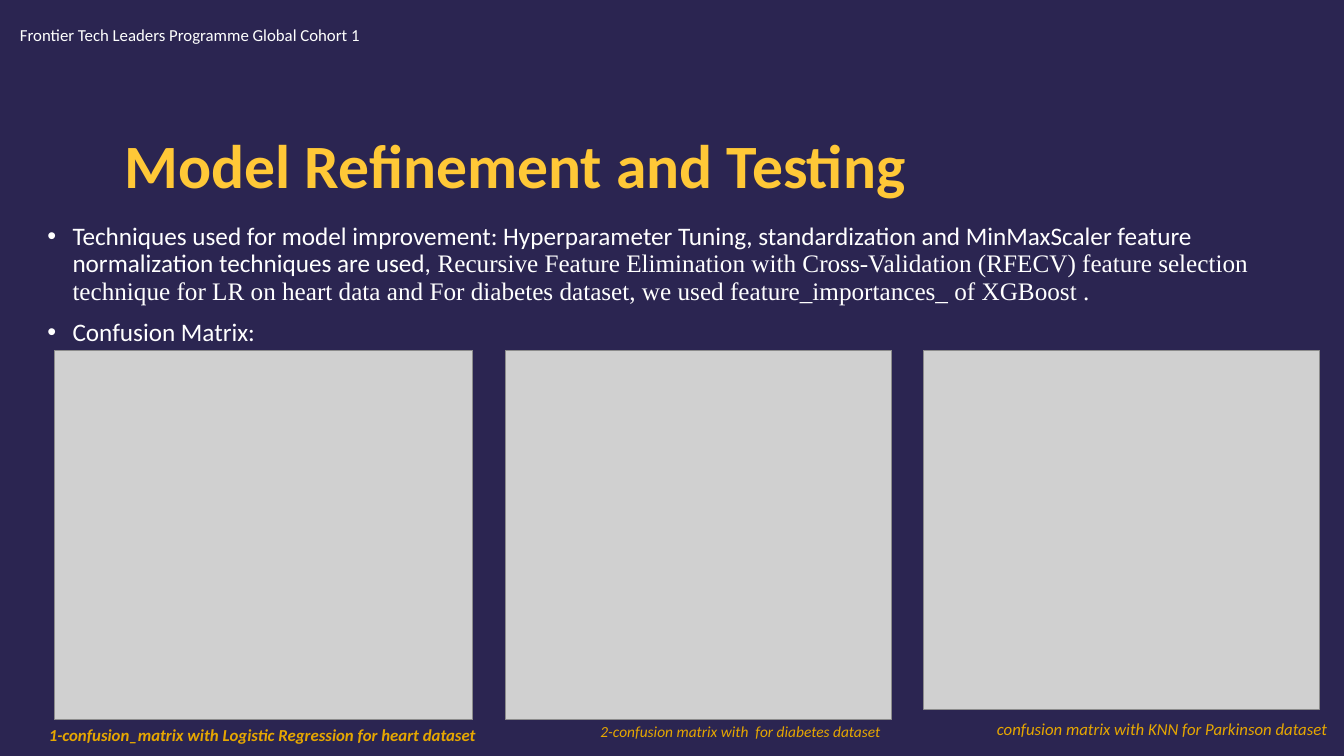
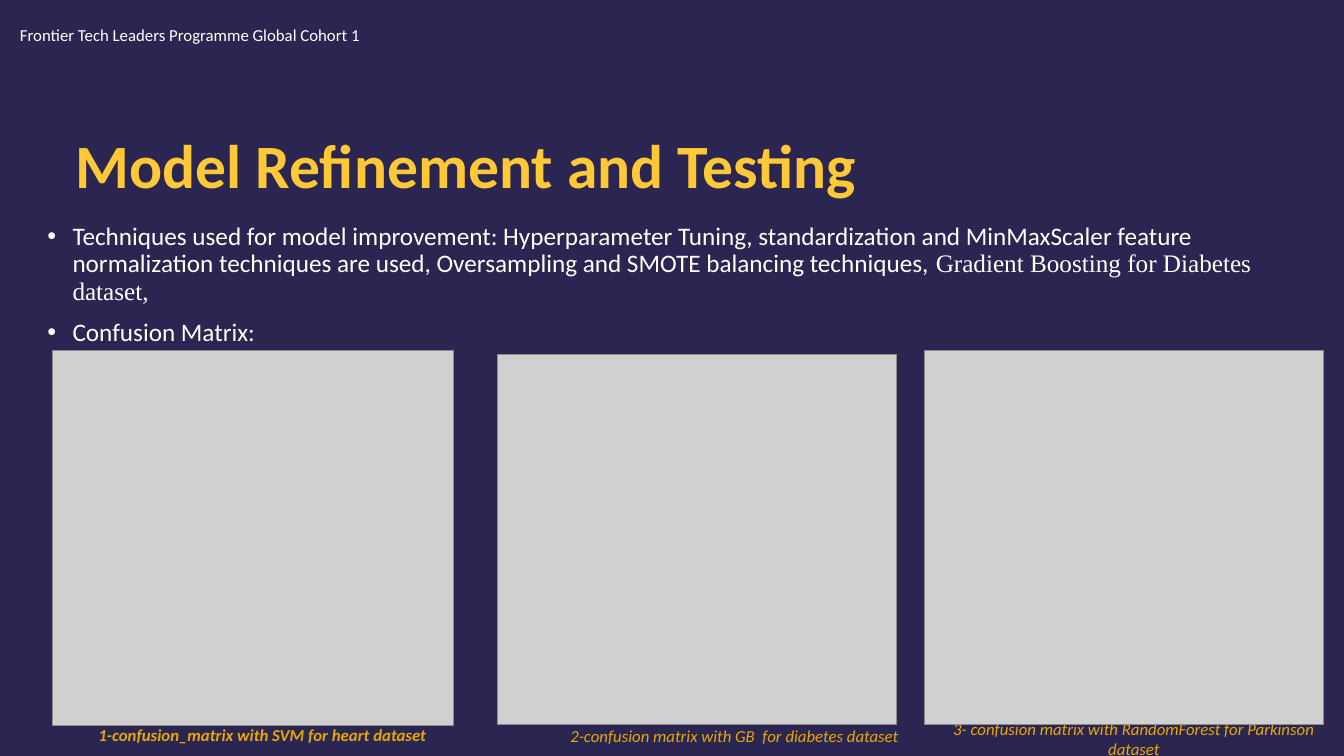
Before and after one commit to edasaruhan/Assingment_ML_kili66, a slide deck: slide 16 of MariamKili_Draft_Presentation.pptx. Drawn at 1344x756 pixels with LibreOffice and Linux fonts; fonts in the diff are those of the drawing; grey boxes stand for pictures; background and template pictures are left out. Boxes give left, top, right and bottom in pixels: in the first picture for what was removed or moved away, otherwise in the second. Text is boxed around its words. In the diff, an @@ line names an element or a change of style, - is before the commit and + after.

```diff
--- a/MariamKili_Draft_Presentation.pptx
+++ b/MariamKili_Draft_Presentation.pptx
@@ title "Model Refinement and Testing" moved from (x1=125, y1=144, x2=905, y2=199) to (x1=76, y1=144, x2=856, y2=199) @@
@@ text at (x1=73, y1=227, x2=1251, y2=304): text changed; font Times New Roman to Calibri @@
-• Techniques used for model improvement: Hyperparameter Tuning, standardization and MinMaxScaler feature normalization techniques are used, Recursive Feature Elimination with Cross-Validation (RFECV) feature selection technique for LR on heart data and For diabetes dataset, we used feature_importances_ of XGBoost .
+• Techniques used for model improvement: Hyperparameter Tuning, standardization and MinMaxScaler feature normalization techniques are used, Oversampling and SMOTE balancing techniques, Gradient Boosting for Diabetes dataset,
@@ picture resized from (x1=54, y1=351, x2=473, y2=720) to (x1=52, y1=351, x2=454, y2=726) @@
@@ picture resized from (x1=505, y1=351, x2=891, y2=720) to (x1=498, y1=355, x2=897, y2=725) @@
@@ picture resized from (x1=924, y1=351, x2=1319, y2=710) to (x1=926, y1=351, x2=1325, y2=725) @@
@@ text at (x1=98, y1=729, x2=426, y2=744): text changed @@
-1-confusion_matrix with Logistic Regression for heart dataset
+1-confusion_matrix with SVM for heart dataset
@@ text at (x1=570, y1=730, x2=898, y2=744): text changed; size 11 to 12 pt @@
-2-confusion matrix with for diabetes dataset
+2-confusion matrix with GB for diabetes dataset
@@ text at (x1=953, y1=721, x2=1314, y2=755): text changed @@
-confusion matrix with KNN for Parkinson dataset
+3- confusion matrix with RandomForest for Parkinson dataset
```
Also in this commit, not shown: 13 other slides changed.
